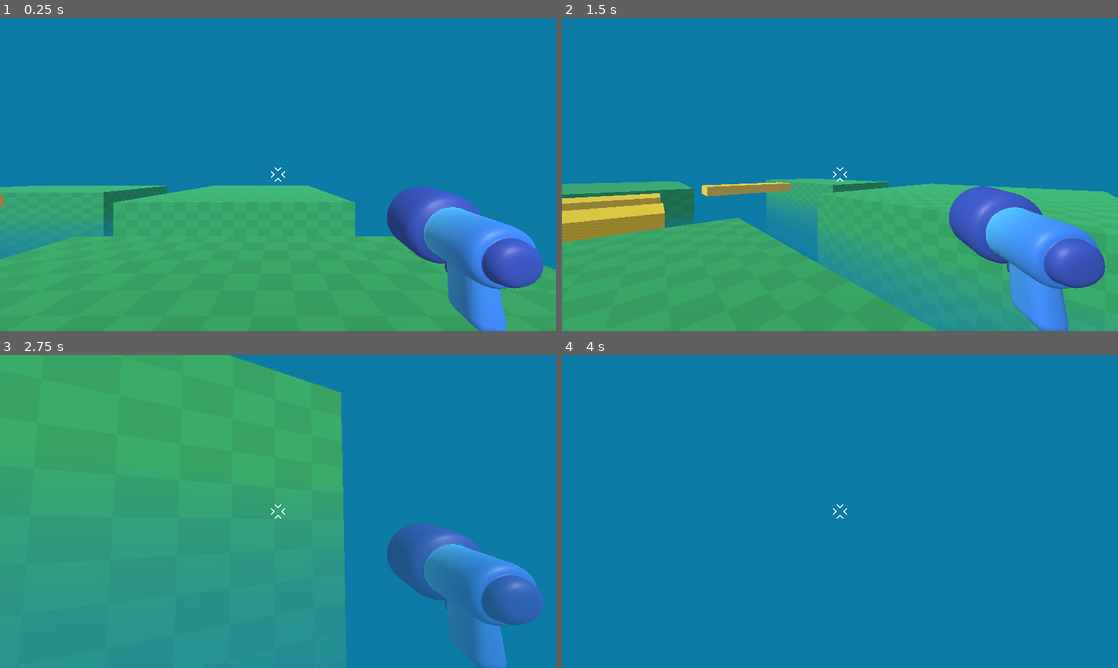
Above: before the commit, frames 1-4 (two rows, left to right).
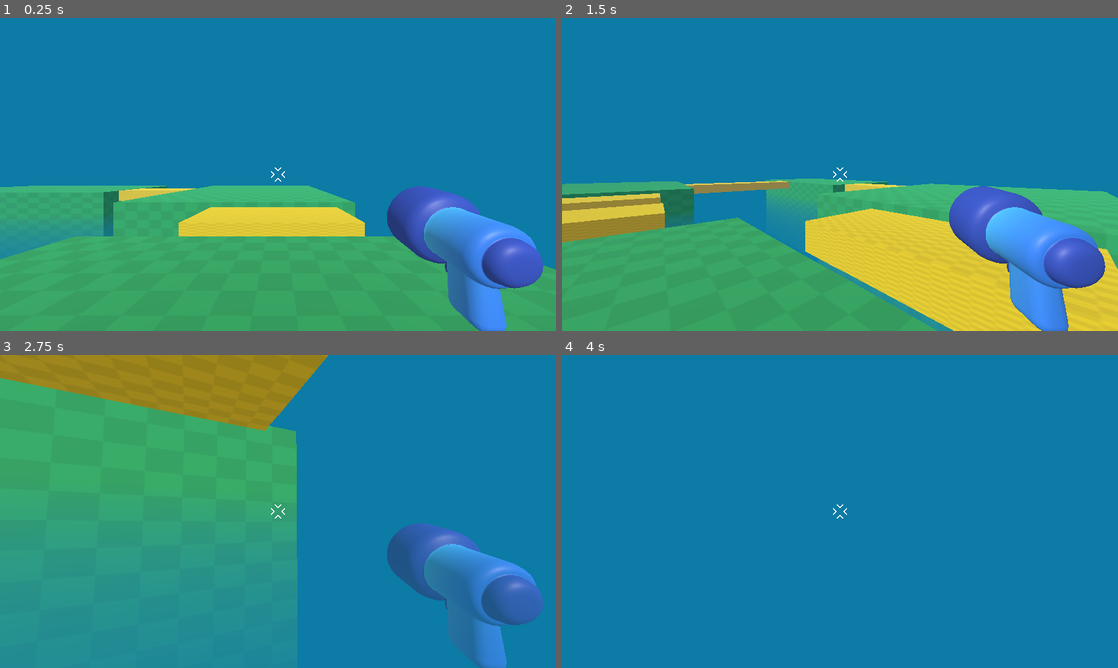
Above: after the commit, the same moments.

Repository: lanyy721/my3DGameDemo
Game: Godot game, scene res://game.tscn
The game is run twice, just before and just after one commit, with the same random seed, the same clock (stepped at 60 frames per second) and the same inputs. This scene is started directly instead of the project's main scene.
Inputs (mouse positions are in pixels of both pictures, inside the frame that each line leads up to):
- Up to frame 1 (0.25 s): no input
- Up to frame 2 (1.5 s): tap Enter at 0.5 s; move the mouse to (867, 174) at 0.52 s; hold W (move_forward) from 0.53 s (still down); tap Space (jump) at 0.77 s; move the mouse to (812, 174) at 1.27 s
- Up to frame 3 (2.75 s): keep holding W (move_forward); tap Space (jump) at 1.52 s; move the mouse to (289, 505) at 2.02 s
- Up to frame 4 (4 s): keep holding W (move_forward); move the mouse to (834, 517) at 2.77 s; tap Space (jump) at 3.02, 3.5, 3.77 s; move the mouse to (878, 514) at 3.52 s

The runs differ from the first frame. In frame 1, 3.2% of the frame differs, in the area x 0-66%, y 54-70%; in frame 2, 11%; in frame 3, 16%, in the area x 0-63%, y 0-94%; in frame 4, nothing differs.

Commit message:
level finish

Diff:
--- a/my-3d-game-demo/game.tscn
+++ b/my-3d-game-demo/game.tscn
@@ -61,14 +61,26 @@
 size = Vector3(5, 1, 6)
 material = ExtResource("3_feb5d")
 
+[node name="CSGBox3D8" type="CSGBox3D" parent="." unique_id=1834394781]
+transform = Transform3D(-2.8991554e-08, 0, 1.0401323, 0, 1, 0, -0.66324943, 0, -4.5465626e-08, -12.538358, -0.5, -21.95057)
+use_collision = true
+size = Vector3(5, 1, 6.2884817)
+material = ExtResource("3_feb5d")
+
 [node name="CSGBox3D6" type="CSGBox3D" parent="." unique_id=1629356508]
 transform = Transform3D(0.66324943, 0, 0, 0, 1, 0, 0, 0, 1.0401323, -9.422654, -0.5, -0.015027761)
 use_collision = true
 size = Vector3(5, 1, 6)
 material = ExtResource("3_feb5d")
 
-[node name="CSGBox3D7" type="CSGBox3D" parent="." unique_id=1736199079]
-transform = Transform3D(0.66324943, 0, 0, 0, 1, 0, 0, 0, 1.6151031, -24.00665, -0.5, -11.65465)
+[node name="CSGBox3D9" type="CSGBox3D" parent="." unique_id=1514025345]
+transform = Transform3D(-2.8991554e-08, 0, 1.0401323, 0, 1, 0, -0.66324943, 0, -4.5465626e-08, 0.08466959, -0.5, -8.157288)
 use_collision = true
 size = Vector3(5, 1, 6)
 material = ExtResource("3_feb5d")
+
+[node name="CSGBox3D7" type="CSGBox3D" parent="." unique_id=1736199079]
+transform = Transform3D(0.66324943, 0, 0, 0, 1, 0, 0, 0, 1.6151031, -28.00665, -0.5, -11.975966)
+use_collision = true
+size = Vector3(5, 1, 8.039401)
+material = ExtResource("3_feb5d")
